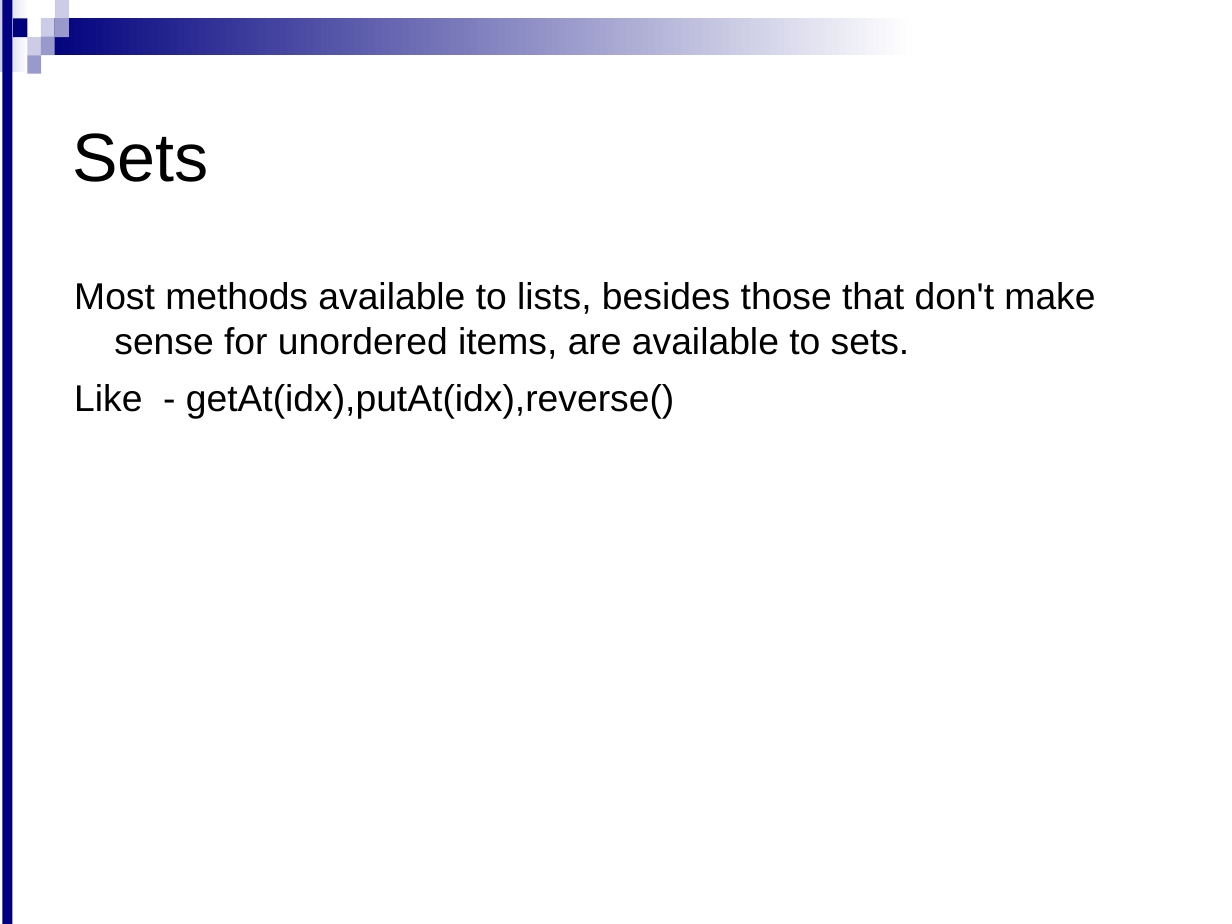
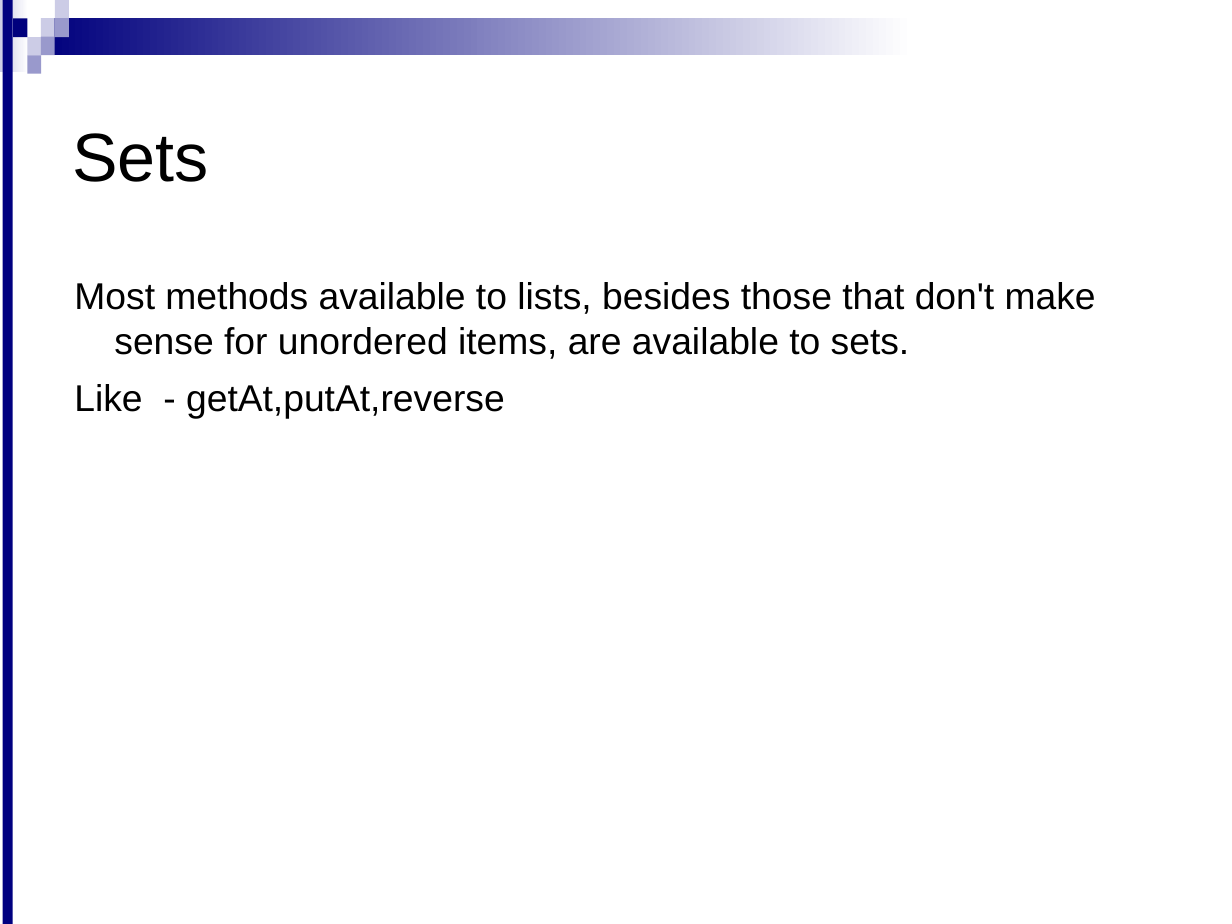
Before and after one commit to hiteshBhatia/Collection, a slide deck: slide 12 of Day2-GroovyCollections(2).ppt. Drawn at 1232x924 pixels with LibreOffice and Linux fonts; fonts in the diff are those of the drawing; background and template pictures are left out. Boxes give left, top, right and bottom in pixels: in the first picture for what was removed or moved away, otherwise in the second. Text is boxed around its words. In the diff, an @@ line names an element or a change of style, - is before the commit and + after.

```diff
--- a/Day2-GroovyCollections(2).ppt
+++ b/Day2-GroovyCollections(2).ppt
@@ text at box(74, 384, 505, 419): text changed @@
-Like - getAt(idx),putAt(idx),reverse()
+Like - getAt,putAt,reverse
```
Also in this commit, not shown: 8 other slides changed, 1 other file.
